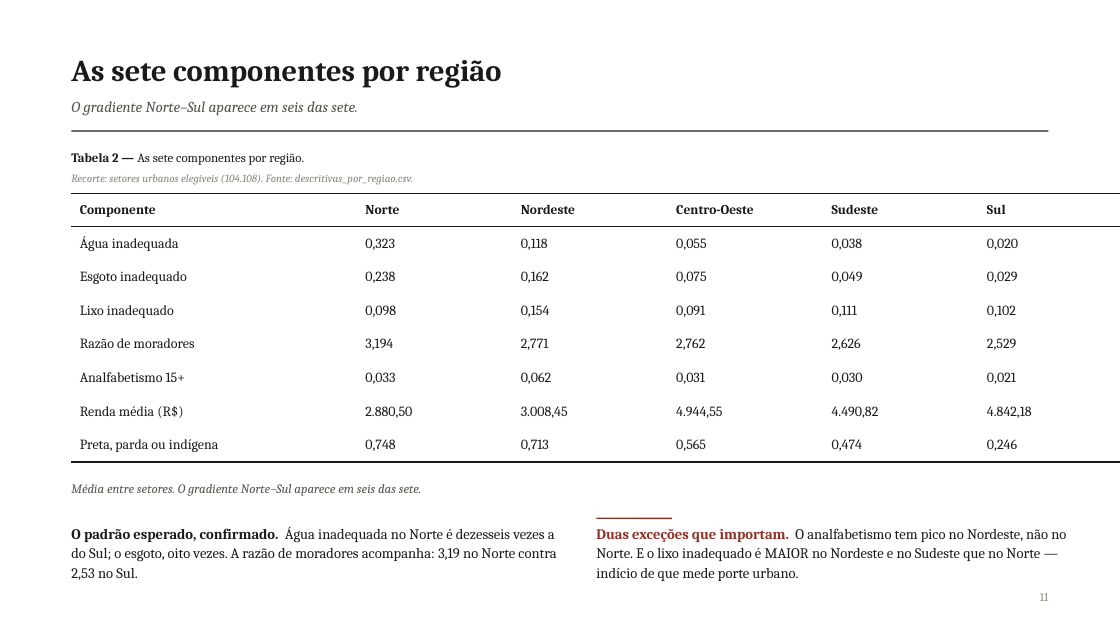
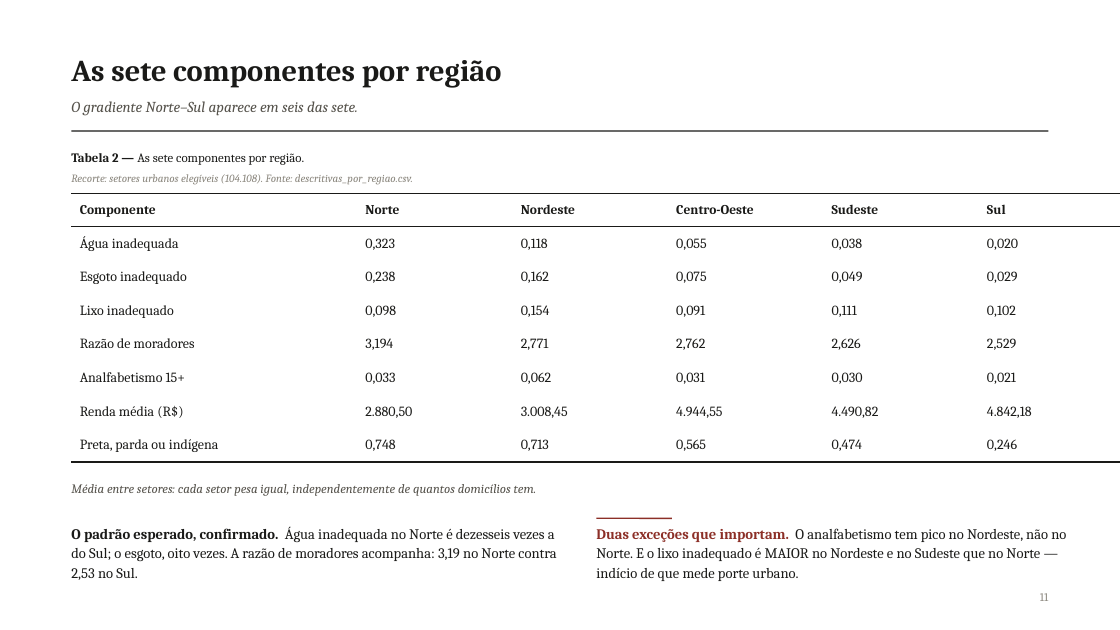
Before and after one commit to pedrinndias/Projeto_IVS_Censo, a slide deck: slide 9 of docs/Apresentacoes_IVS/historico/2026-08-21_EDA_Central_1a_rodada.pptx (slide 11 before the commit). Drawn at 1120x630 pixels with LibreOffice and Linux fonts; fonts in the diff are those of the drawing. Boxes give left, top, right and bottom in pixels: in the first picture for what was removed or moved away, otherwise in the second. Text is boxed around its words. In the diff, an @@ line names an element or a change of style, - is before the commit and + after.

```diff
--- a/docs/Apresentacoes_IVS/historico/2026-08-21_EDA_Central_1a_rodada.pptx
+++ b/docs/Apresentacoes_IVS/historico/2026-08-21_EDA_Central_1a_rodada.pptx
@@ text at [71, 484, 536, 496]: text changed @@
-Média entre setores. O gradiente Norte–Sul aparece em seis das sete.
+Média entre setores: cada setor pesa igual, independentemente de quantos domicílios tem.
```
Also in this commit, not shown: 26 other slides changed, 7 slides removed, 3 other files.
